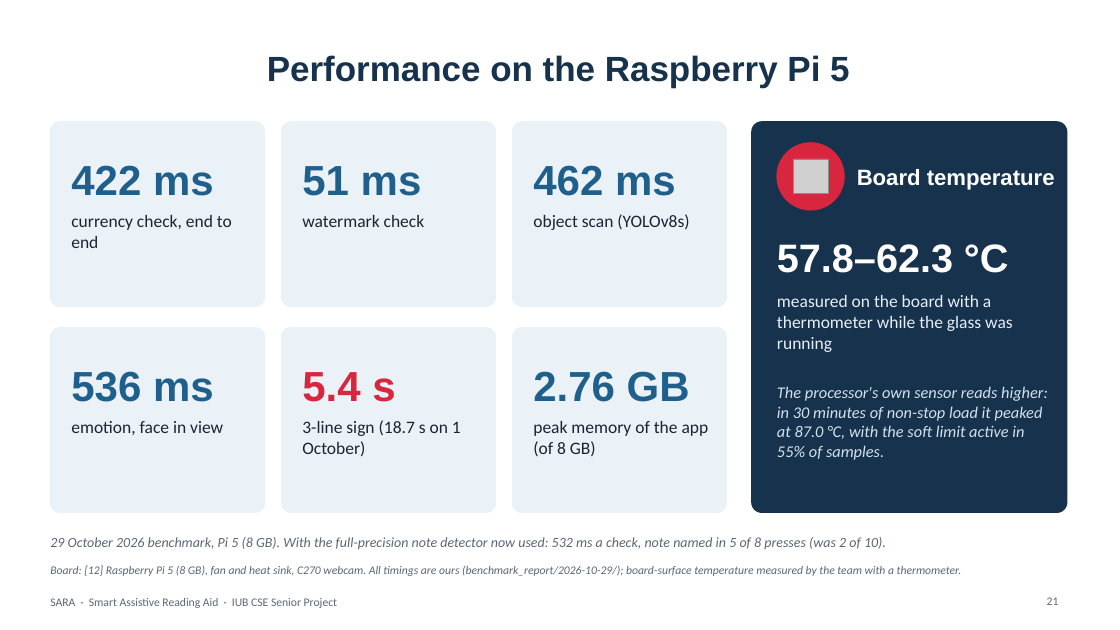
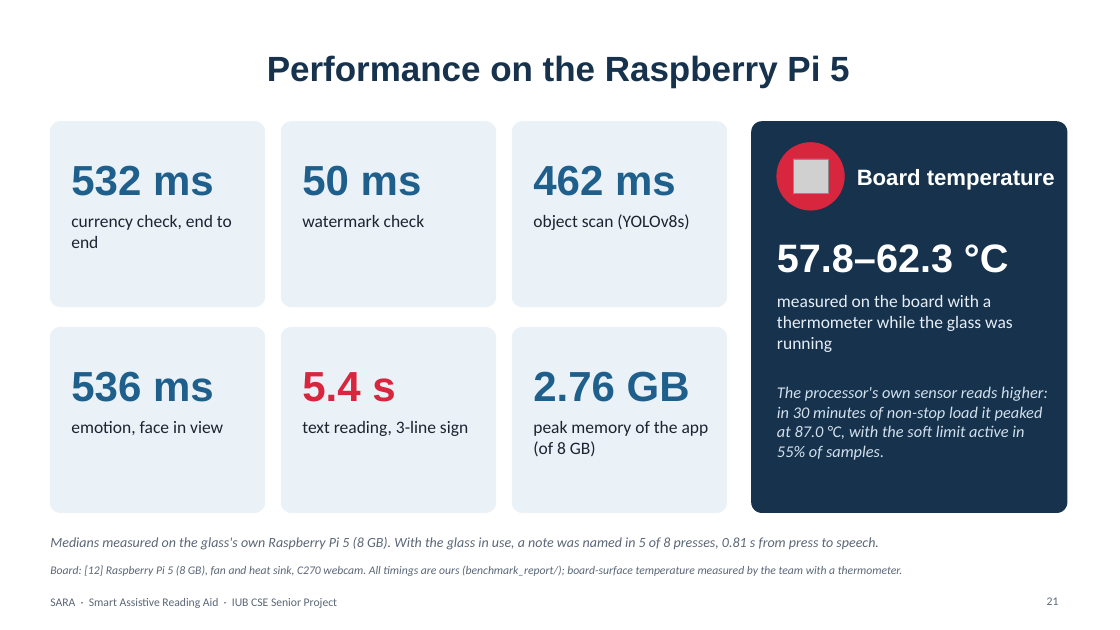
Before and after one commit to aflam330/Senior_project_wearable_glass_for_blind_people_using_ocr_and_ylo, a slide deck: slide 21 of Thesis Report and paper/thesis report/slides/SARA_Presentation.pptx. Drawn at 1120x630 pixels with LibreOffice and Linux fonts; fonts in the diff are those of the drawing; grey boxes stand for pictures; background and template pictures are left out. Boxes give left, top, right and bottom in pixels: in the first picture for what was removed or moved away, otherwise in the second. Text is boxed around its words. In the diff, an @@ line names an element or a change of style, - is before the commit and + after.

```diff
--- a/Thesis Report and paper/thesis report/slides/SARA_Presentation.pptx
+++ b/Thesis Report and paper/thesis report/slides/SARA_Presentation.pptx
@@ text at (71, 165, 214, 196): text changed @@
-422 ms
+532 ms
@@ text at (302, 165, 422, 196): text changed @@
-51 ms
+50 ms
@@ text at (302, 421, 468, 436): text changed @@
-3-line sign (18.7 s on 1 October)
+text reading, 3-line sign
@@ text at (50, 537, 878, 550): text changed @@
-29 October 2026 benchmark, Pi 5 (8 GB). With the full-precision note detector now used: 532 ms a check, note named in 5 of 8 presses (was 2 of 10).
+Medians measured on the glass's own Raspberry Pi 5 (8 GB). With the glass in use, a note was named in 5 of 8 presses, 0.81 s from press to speech.
@@ text at (50, 565, 903, 576): text changed @@
-Board: [12] Raspberry Pi 5 (8 GB), fan and heat sink, C270 webcam. All timings are ours (benchmark_report/2026-10-29/); board-surface temperature measured by the team with a thermometer.
+Board: [12] Raspberry Pi 5 (8 GB), fan and heat sink, C270 webcam. All timings are ours (benchmark_report/); board-surface temperature measured by the team with a thermometer.
```
Also in this commit, not shown: 1 other slide changed, 5 other files.
